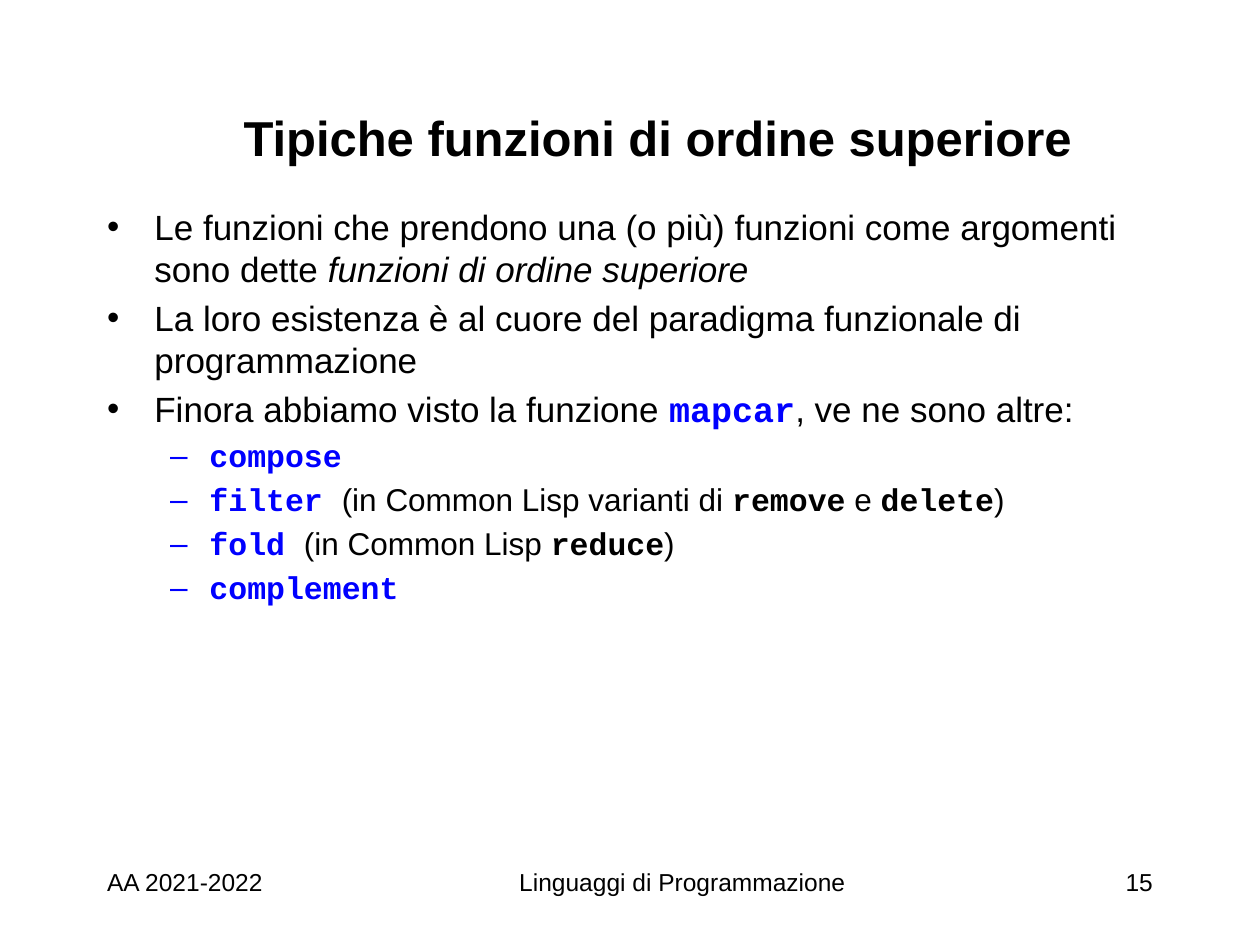
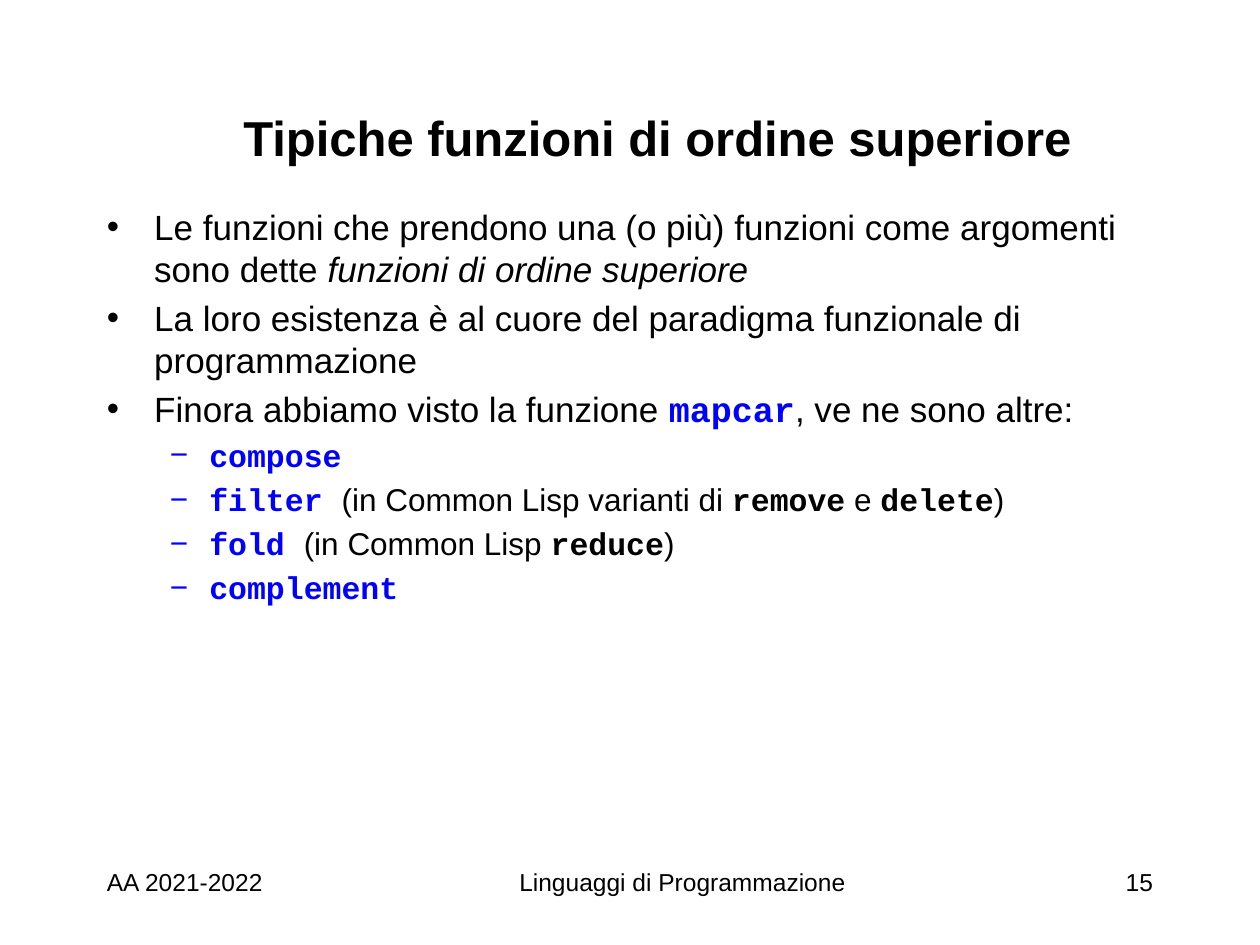
Before and after one commit to Ulerich/ProgrammiLP, a slide deck: slide 15 of SlideLP/LP 2021 4 Lisp e PF.ppsx. Drawn at 1260x945 pixels with LibreOffice and Linux fonts; fonts in the diff are those of the drawing; background and template pictures are left out. Boxes give left, top, right and bottom in pixels: in the first picture for what was removed or moved away, otherwise in the second. Text is boxed around its words. In the diff, an @@ line names an element or a change of style, - is before the commit and + after.

Commit message:
Aggiunte slide C, modifiche laboratorio, slide LISP

```diff
--- a/SlideLP/LP 2021 4 Lisp e PF.ppsx
+++ b/SlideLP/LP 2021 4 Lisp e PF.ppsx
@@ text "Le funzioni che prendono una ..." at (x1=154, y1=214, x2=1116, y2=606): bullet – to − @@
```
Also in this commit, not shown: 10 other slides changed, 20 other files.
